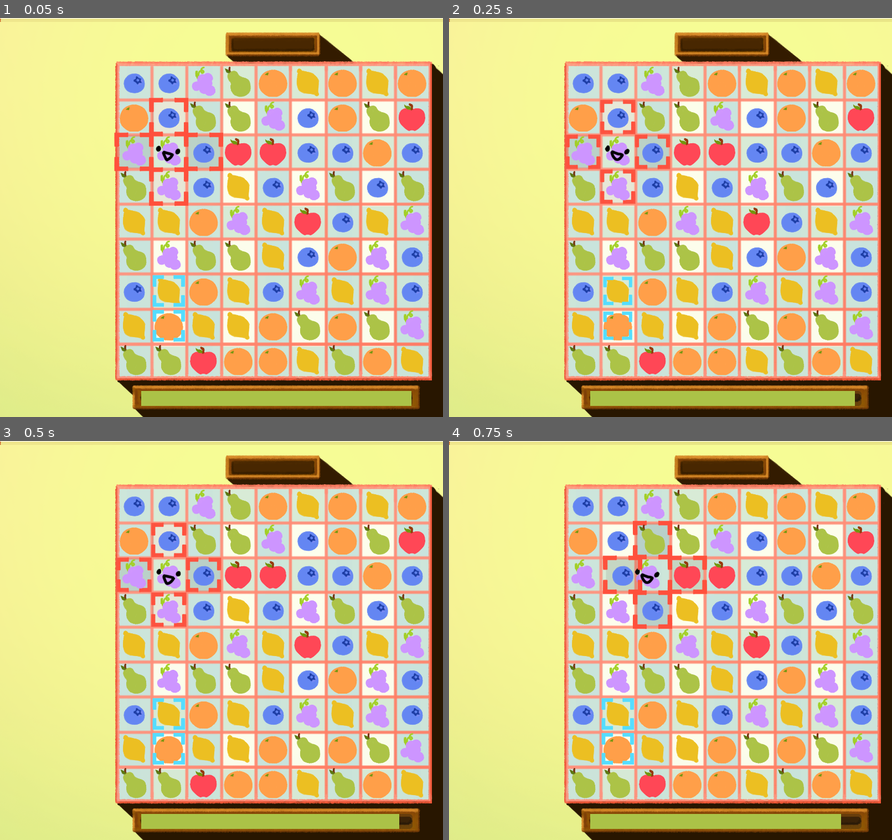
Above: before the commit, frames 1-4 (two rows, left to right).
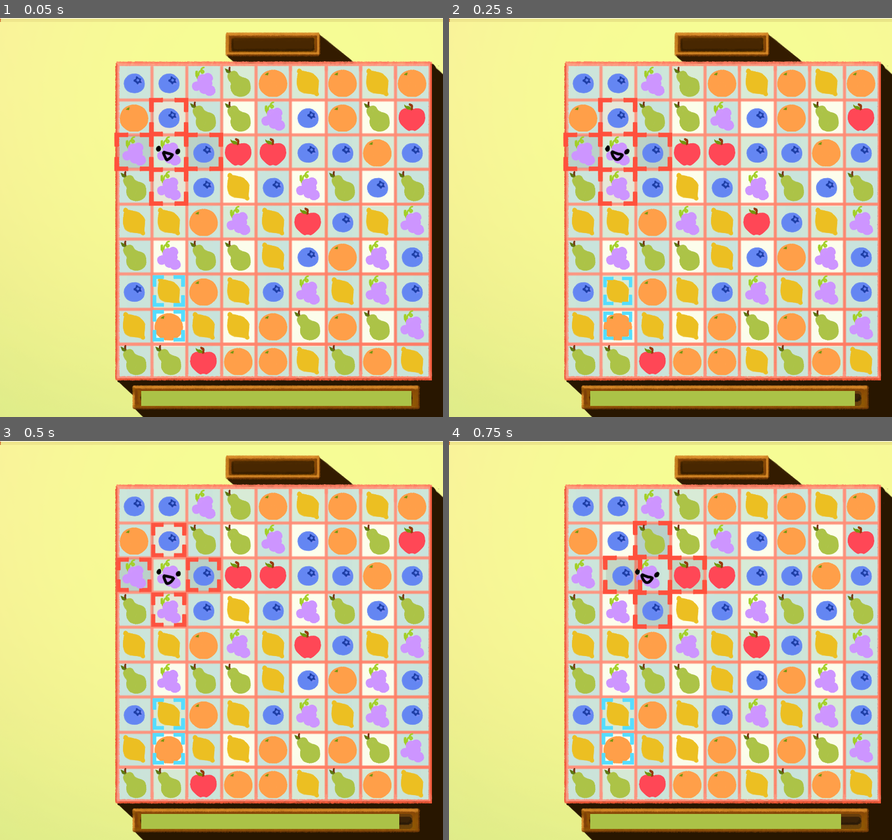
Above: after the commit, the same moments.

Repository: hulien22/gmtk2023
Game: Godot game, scene res://scenes/main.tscn
The game is run twice, just before and just after one commit, with the same random seed, the same clock (stepped at 60 frames per second) and the same inputs. The engine's default icon, where the game draws it, is replaced by a stand-in: a white triangle on a blue panel in a dark square.
Inputs:
- Up to frame 1 (0.05 s): no input
- Up to frame 2 (0.25 s): no input
- Up to frame 3 (0.5 s): no input
- Up to frame 4 (0.75 s): hold Right (player_movement_right) from 0.53 s (still down)

Frame 1 is identical in both runs. In frame 2, 0.8% of the frame differs, in the area x 25-51%, y 19-48%; in frame 3, nothing differs; in frame 4, nothing differs.

Commit message:
destroy bombs on use

Diff:
--- a/scenes/Grid.gd
+++ b/scenes/Grid.gd
@@ -97,6 +97,7 @@
 				for i in c:
 					var p = m + dir*i
 					if (i == mid):
+						print("PLACING COLOR BOMB ", p)
 						tiles[p.y][p.x].set_type_and_modifier(match_color, Global.Modifier.BOMB)
 						tiles[p.y][p.x].marked_for_destruction = true
 						tiles[p.y][p.x].placing_bomb = true
@@ -122,6 +123,7 @@
 		if (col_count >= 3 && row_count >= 3):
 			var match_color = matches[m]
 			# Add bomb
+			print("PLACING DESTROYER BOMB ", m)
 			tiles[m.y][m.x].set_type_and_modifier(match_color, Global.Modifier.DESTROYER_OF_EIGHT_TILES)
 			tiles[m.y][m.x].marked_for_destruction = true
 			tiles[m.y][m.x].placing_bomb = true
@@ -144,6 +146,7 @@
 			if (tiles[m.y][m.x].marked_for_destruction):
 				break
 			var c = count_matches_in_direction(m, matches, dir)
+			print("CHECKING ", m, c)
 			if (c >= 4):
 				var match_color = matches[m]
 				var mid = floor((c-1) / 2)
@@ -151,8 +154,10 @@
 					var p = m + dir*i
 					if (i == mid):
 						if (dir == Vector2.RIGHT):
+							print("PLACING HORI BOMB ", p)
 							tiles[p.y][p.x].set_type_and_modifier(match_color, Global.Modifier.HORIZONTAL)
 						else:
+							print("PLACING VERT BOMB ", p)
 							tiles[p.y][p.x].set_type_and_modifier(match_color, Global.Modifier.VERTICAL)
 						tiles[p.y][p.x].marked_for_destruction = true
 						tiles[p.y][p.x].placing_bomb = true
@@ -163,17 +168,6 @@
 						tiles[p.y][p.x].marked_for_destruction = true
 						tiles[p.y][p.x].placing_bomb = false
 
-	for m in matches:
-		var matches_col = 0
-		var matches_row = 0
-		for other in matches:
-			if (other.x == m.x && abs(other.y - m.y) < 3):
-				matches_col += 1
-			if (other.y == m.y && abs(other.x - m.x) < 3):
-				matches_row += 1
-		print("col matches: ", matches_col, "row matches: ", matches_row)
-
-
 	# TODO queue the bomb destruction? store in bombs field, and have main check that and queue this?
 	while (process_one_bomb()):
 		pass
@@ -190,6 +184,7 @@
 		else:
 			tiles[m.y][m.x].make_bomb()
 
+	clear_placing_bombs()
 
 	return (matches.size() > 0)
 
@@ -255,6 +250,11 @@
 		return true
 	return false
 
+func clear_placing_bombs():
+	for m in matches:
+		tiles[m.y][m.x].placing_bomb = false
+		tiles[m.y][m.x].marked_for_destruction = false
+
 func posn_from_grid(grid:Vector2):
 	return grid * tile_spread
 
@@ -309,7 +309,7 @@
 func swap_player(swap_posn:Vector2):
 #	disable_all_clickable_tiles()
 	swap_tiles(player_posn, swap_posn, true)
-	print(player_posn)
+#	print(player_posn)
 
 func drop_tiles():
 #	var drops_per_column:Array[int] = []
@@ -339,7 +339,7 @@
 	for h in height:
 		for w in width:
 			tiles[h][w].move(posn_from_grid(Vector2(w,h)), Tween.TRANS_ELASTIC, 0.5)
-	print(player_posn)
+#	print(player_posn)
 
 func remove_deleted_tiles():
 	pass
--- a/scenes/Tile.gd
+++ b/scenes/Tile.gd
@@ -118,7 +118,7 @@
 	# TODO special effect if this is the player object??
 
 func delete_self():
-	print("delete_self")
+#	print("delete_self")
 	queue_free()
 
 func make_bomb():
--- a/scenes/Tile.tscn
+++ b/scenes/Tile.tscn
@@ -719,7 +719,7 @@
 position = Vector2(20, 20)
 scale = Vector2(0.463636, 0.463636)
 sprite_frames = SubResource("SpriteFrames_7n0o6")
-frame_progress = 0.604237
+frame_progress = 0.114669
 speed_scale = 0.5
 
 [node name="Sprites" type="AnimatedSprite2D" parent="Node"]
--- a/scenes/main.gd
+++ b/scenes/main.gd
@@ -106,7 +106,7 @@
 
 func _on_tile_clicked(posn: Vector2):
 	if can_click && turn == Turn.PLAYER_TURN:
-		print("Click from posn ", posn)
+#		print("Click from posn ", posn)
 		#perform the swap now
 		can_click = false
 		$Grid2.disable_all_clickable_tiles()
